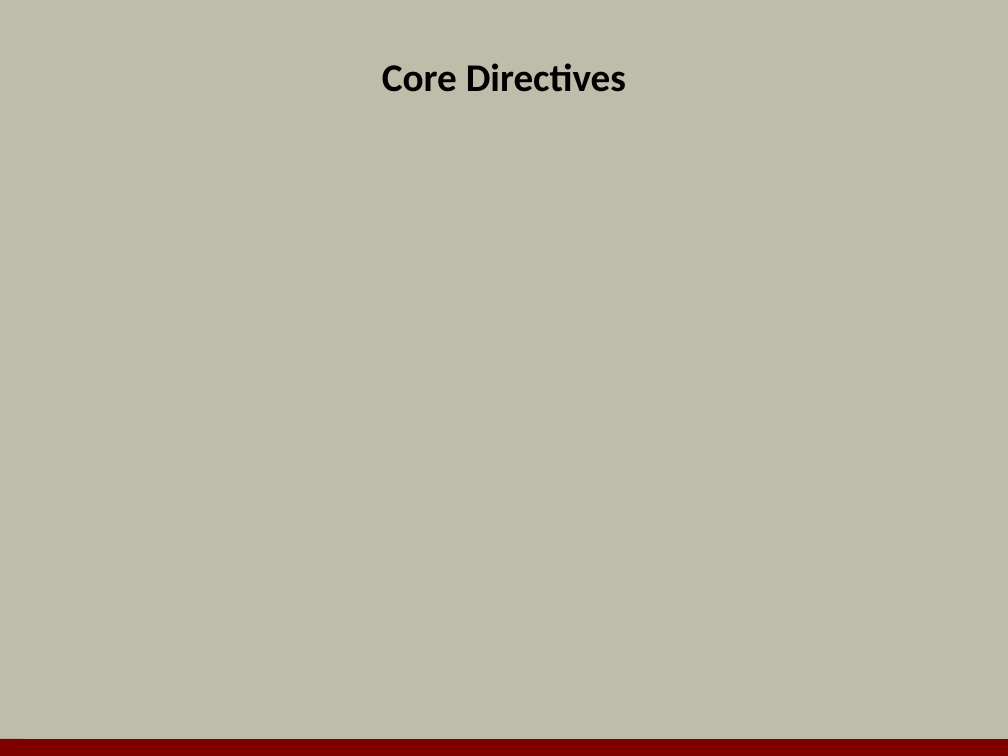
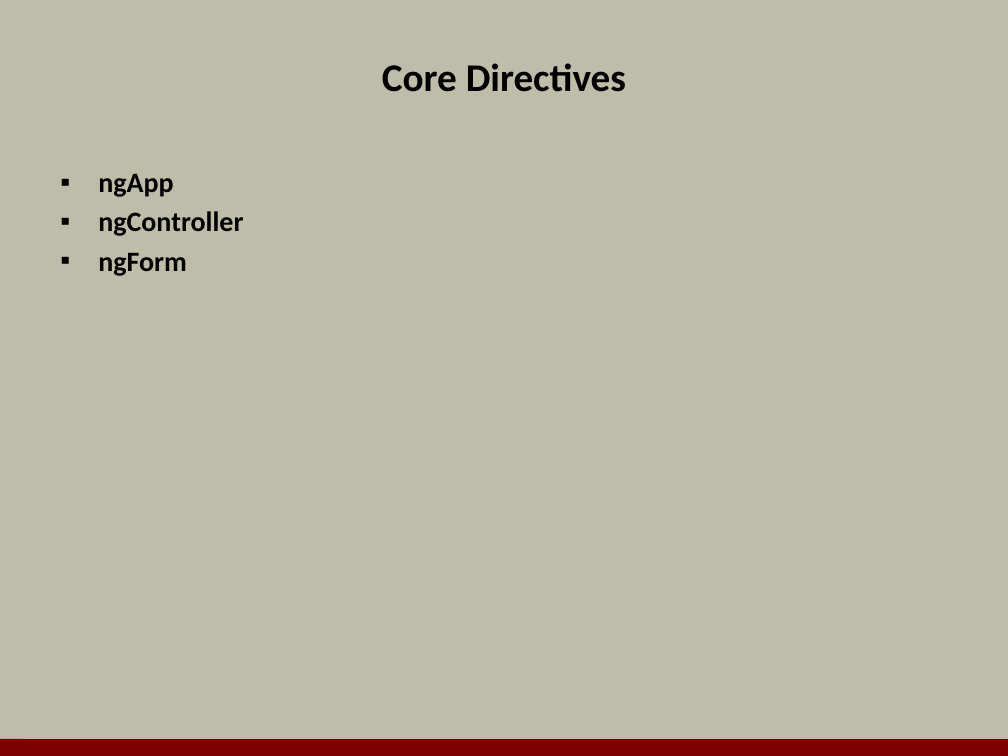
Before and after one commit to OdeToCode/classes, a slide deck: slide 5 of angularjs/slides/05_Directives.pptx. Drawn at 1008x756 pixels with LibreOffice and Linux fonts; fonts in the diff are those of the drawing; background and template pictures are left out. Boxes give left, top, right and bottom in pixels: in the first picture for what was removed or moved away, otherwise in the second. Text is boxed around its words. In the diff, an @@ line names an element or a change of style, - is before the commit and + after.

Commit message:
directives

```diff
--- a/angularjs/slides/05_Directives.pptx
+++ b/angularjs/slides/05_Directives.pptx
@@ text added at (98,174,243,276), 20 pt, text #000000, bold @@
+▪ ngApp
+▪ ngController
+▪ ngForm
```
Also in this commit, not shown: 9 other slides changed, 3 slides added, 9 slides removed, 1 other file.
